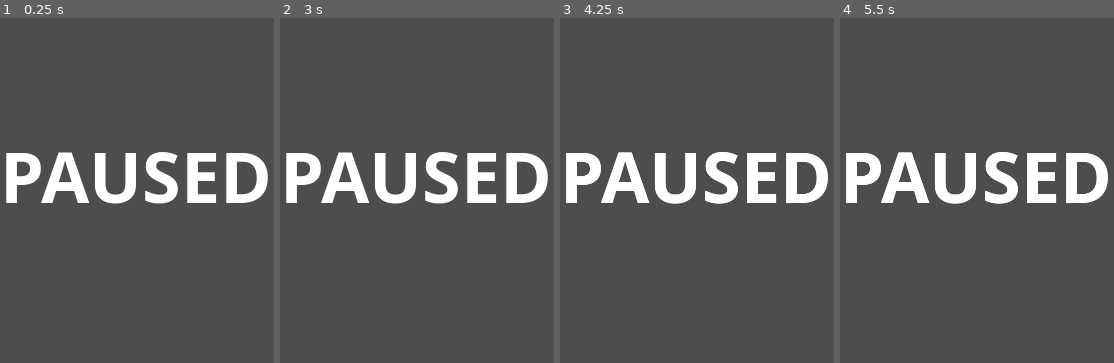
Above: before the commit, frames 1-4 (left to right).
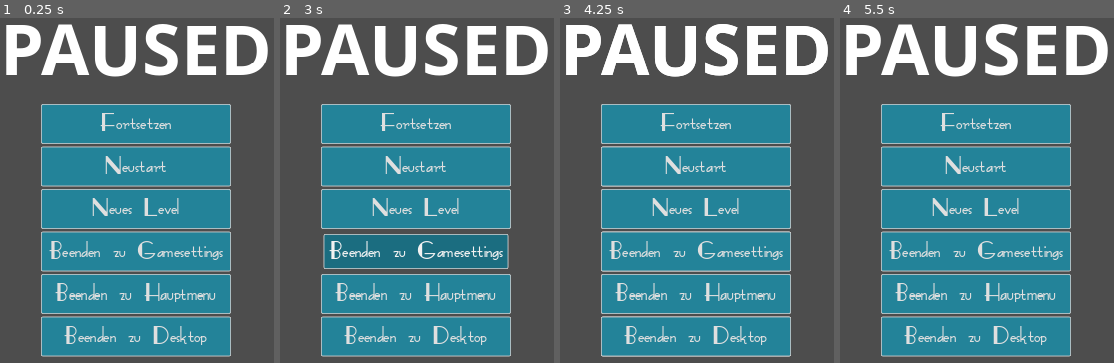
Above: after the commit, the same moments.

Repository: Coding-4Fun/Just4Fun_Mini_Shootergame
Game: Godot game, scene res://UI/Pause/PauseMenu.tscn
Two runs of this game, one before a commit and one after it. Both use one fixed random seed, a clock stepped at 60 frames per second and the inputs below. This scene is started directly instead of the project's main scene.
Inputs (mouse positions are in pixels of both pictures, inside the frame that each line leads up to):
- Up to frame 1 (0.25 s): no input
- Up to frame 2 (3 s): tap Enter at 0.5, 2 s; move the mouse to (outside the picture) at 0.52 s; hold Right (ui_right) 0.53-1.28 s; tap Mouse wheel down (cannon_power_minus) at 0.6 s; tap Space (cannon_shoot) at 1.25, 2.1, 2.75 s; move the mouse to (outside the picture) at 1.27 s; hold Down (ui_down) 1.28-2.03 s; tap Mouse wheel up (cannon_power_plus) at 1.35 s; move the mouse to (496, 76) at 2.02 s; hold Right (ui_right) 2.03-2.78 s; move the mouse to (375, 266) at 2.77 s; hold Up (ui_up) from 2.78 s (still down); tap Ctrl at 2.85 s
- Up to frame 3 (4.25 s): tap Enter at 3.5 s; move the mouse to (outside the picture) at 3.52 s; release Up (ui_up) at 3.53 s; hold Left (ui_left) from 3.53 s (still down); tap Mouse wheel down (cannon_power_minus) at 3.6 s; tap Escape (Pause) at 4.15 s
- Up to frame 4 (5.5 s): release Left (ui_left) at 4.25 s; click (977, 124) at 4.25 s, where only the run after the commit has a clickable "Fortsetzen"; tap Space (cannon_shoot) at 5 s; move the mouse to (outside the picture) at 5.02 s; hold Left (ui_left) from 5.03 s (still down); tap Mouse wheel up (cannon_power_plus) at 5.1 s

The runs differ from the first frame. In frame 1, 58% of the frame differs, in the area x 2-98%, y 1-99%; in frame 2, 57%; in frame 3, 59%; in frame 4, 59%.

Commit message:
Add: Buttons for new Menu function Add: Implementing 'continue' func

Diff:
--- a/UI/Pause/PauseMenu.gd
+++ b/UI/Pause/PauseMenu.gd
@@ -1,8 +1,22 @@
 extends CanvasLayer
+
+@onready var butt_continue: Button = $CenterContainer/colorRect/VBoxContainer/ButtContinue
+@onready var butt_restart_level: Button = $CenterContainer/colorRect/VBoxContainer/ButtRestartLevel
+@onready var butt_new_level: Button = $CenterContainer/colorRect/VBoxContainer/ButtNewLevel
+@onready var butt_back_to_settings: Button = $CenterContainer/colorRect/VBoxContainer/ButtBackToSettings
+@onready var butt_back_to_main_menu: Button = $CenterContainer/colorRect/VBoxContainer/ButtBackToMainMenu
+@onready var butt_back_to_desktop: Button = $CenterContainer/colorRect/VBoxContainer/ButtBackToDesktop
+
 
 
 # Called when the node enters the scene tree for the first time.
 func _ready() -> void:
+	butt_continue.pressed.connect(_on_ButtContinuePressed)
+	butt_restart_level.pressed.connect(_on_ButtRestartLevelPressed)
+	butt_new_level.pressed.connect(_on_ButtNewLevelPressed)
+	butt_back_to_settings.pressed.connect(_on_ButtBackToSettingsPressed)
+	butt_back_to_main_menu.pressed.connect(_on_ButtBackToMainMenuPressed)
+	butt_back_to_desktop.pressed.connect(_on_ButtBackToDesktopPresse)
 	pass # Replace with function body.
 
 
@@ -17,3 +31,30 @@
 			get_tree().paused = !get_tree().paused
 			queue_free()
 			get_viewport().set_input_as_handled()
+
+
+func _on_ButtContinuePressed() -> void:
+	if get_tree().paused:
+		get_tree().paused = !get_tree().paused
+		queue_free()
+	pass
+
+
+func _on_ButtRestartLevelPressed() -> void:
+	pass
+
+
+func _on_ButtNewLevelPressed() -> void:
+	pass
+
+
+func _on_ButtBackToSettingsPressed() -> void:
+	pass
+
+
+func _on_ButtBackToMainMenuPressed() -> void:
+	pass
+
+
+func _on_ButtBackToDesktopPresse() -> void:
+	pass
--- a/UI/Pause/PauseMenu.tscn
+++ b/UI/Pause/PauseMenu.tscn
@@ -17,18 +17,70 @@
 layout_mode = 2
 color = Color(0.145098, 0.121569, 0.121569, 0.666667)
 
-[node name="label" type="Label" parent="CenterContainer/colorRect"]
+[node name="VBoxContainer" type="VBoxContainer" parent="CenterContainer/colorRect"]
 layout_mode = 1
 anchors_preset = 8
 anchor_left = 0.5
 anchor_top = 0.5
 anchor_right = 0.5
 anchor_bottom = 0.5
-offset_left = -269.0
-offset_top = -73.5
-offset_right = 269.0
-offset_bottom = 73.5
+offset_left = -271.5
+offset_top = -96.0
+offset_right = 271.5
+offset_bottom = 96.0
 grow_horizontal = 2
 grow_vertical = 2
+theme_override_constants/separation = 25
+
+[node name="label" type="Label" parent="CenterContainer/colorRect/VBoxContainer"]
+layout_mode = 2
 theme_override_font_sizes/font_size = 140
 text = "PAUSED"
+
+[node name="ButtContinue" type="Button" parent="CenterContainer/colorRect/VBoxContainer"]
+custom_minimum_size = Vector2(360, 0)
+layout_mode = 2
+size_flags_horizontal = 4
+theme_type_variation = &"MainTitleButton"
+theme_override_font_sizes/font_size = 50
+text = "Fortsetzen"
+
+[node name="ButtRestartLevel" type="Button" parent="CenterContainer/colorRect/VBoxContainer"]
+custom_minimum_size = Vector2(360, 0)
+layout_mode = 2
+size_flags_horizontal = 4
+theme_type_variation = &"MainTitleButton"
+theme_override_font_sizes/font_size = 50
+text = "Neustart"
+
+[node name="ButtNewLevel" type="Button" parent="CenterContainer/colorRect/VBoxContainer"]
+custom_minimum_size = Vector2(360, 0)
+layout_mode = 2
+size_flags_horizontal = 4
+theme_type_variation = &"MainTitleButton"
+theme_override_font_sizes/font_size = 50
+text = "Neues Level"
+
+[node name="ButtBackToSettings" type="Button" parent="CenterContainer/colorRect/VBoxContainer"]
+custom_minimum_size = Vector2(360, 0)
+layout_mode = 2
+size_flags_horizontal = 4
+theme_type_variation = &"MainTitleButton"
+theme_override_font_sizes/font_size = 50
+text = "Beenden zu Gamesettings"
+
+[node name="ButtBackToMainMenu" type="Button" parent="CenterContainer/colorRect/VBoxContainer"]
+custom_minimum_size = Vector2(360, 0)
+layout_mode = 2
+size_flags_horizontal = 4
+theme_type_variation = &"MainTitleButton"
+theme_override_font_sizes/font_size = 50
+text = "Beenden zu Hauptmenu"
+
+[node name="ButtBackToDesktop" type="Button" parent="CenterContainer/colorRect/VBoxContainer"]
+custom_minimum_size = Vector2(360, 0)
+layout_mode = 2
+size_flags_horizontal = 4
+theme_type_variation = &"MainTitleButton"
+theme_override_font_sizes/font_size = 50
+text = "Beenden zu Desktop"
